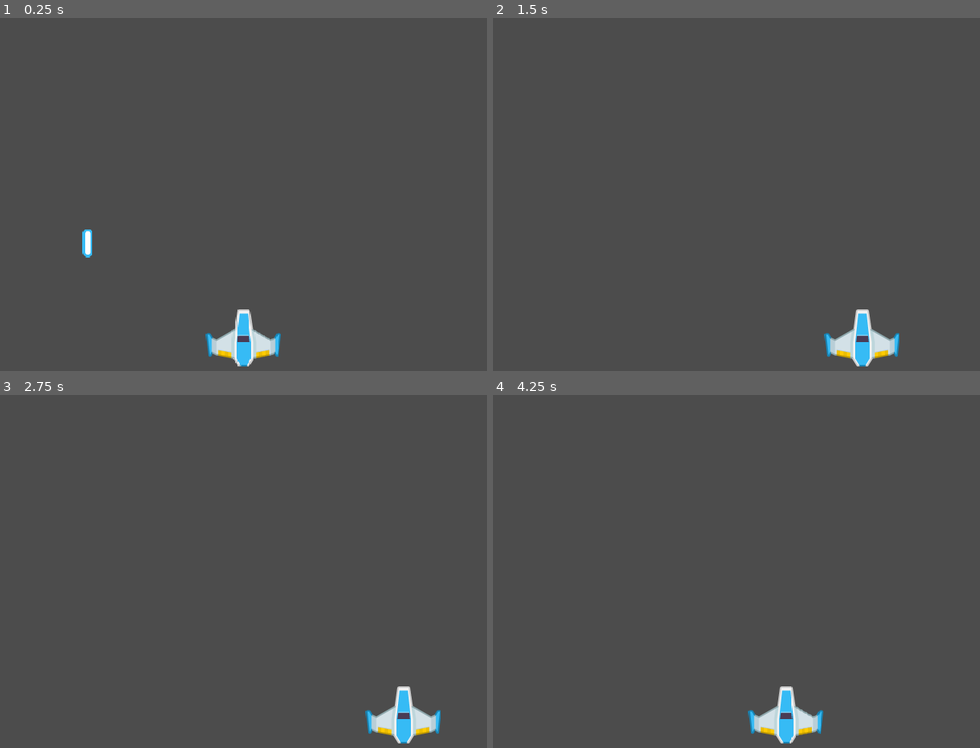
Above: before the commit, frames 1-4 (two rows, left to right).
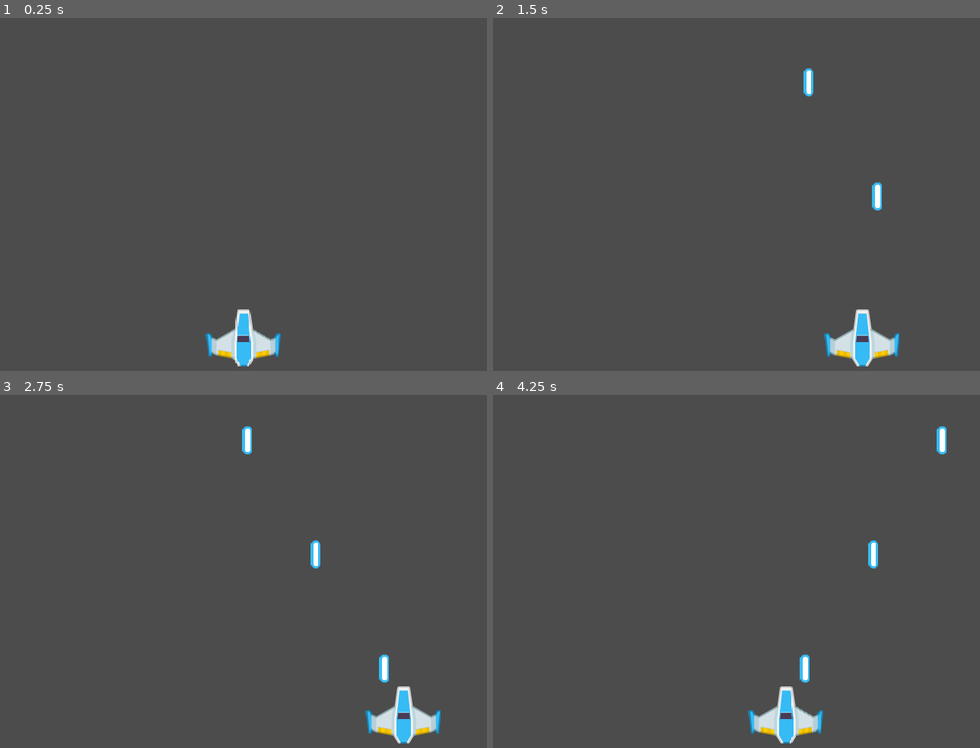
Above: after the commit, the same moments.

Repository: h3rd7/MySpaceShooter
Game: Godot game, scene res://scenes/main.tscn
Two runs of this game, one before a commit and one after it. Both use one fixed random seed, a clock stepped at 60 frames per second and the inputs below.
Inputs:
- Up to frame 1 (0.25 s): no input
- Up to frame 2 (1.5 s): hold Right (right_) 0.53-1.28 s; hold Up (shot_, bound only after the commit) 0.53-1.28 s; hold Left (left_) from 1.28 s (still down); tap Up (shot_, bound only after the commit) at 1.35 s
- Up to frame 3 (2.75 s): release Left (left_) at 2.03 s; hold Right (right_) from 2.03 s (still down); hold Up (shot_, bound only after the commit) from 2.03 s (still down)
- Up to frame 4 (4.25 s): release Up (shot_, bound only after the commit) at 2.78 s; tap Up (shot_, bound only after the commit) at 2.85 s; release Right (right_) at 3.53 s; hold Left (left_) from 3.53 s (still down); hold Up (shot_, bound only after the commit) from 3.53 s (still down)

The runs differ from the first frame. In frame 1, 0.2% of the frame differs, in the area x 16-19%, y 59-68%; in frame 2, 0.3%; in frame 3, 0.5%, in the area x 49-80%, y 8-82%; in frame 4, 0.5%.

Commit message:
ship shooting implementation

Diff:
--- a/project.godot
+++ b/project.godot
@@ -39,6 +39,13 @@
 , Object(InputEventKey,"resource_local_to_scene":false,"resource_name":"","device":0,"alt":false,"shift":false,"control":false,"meta":false,"command":false,"pressed":false,"scancode":68,"unicode":0,"echo":false,"script":null)
  ]
 }
+shot_={
+"deadzone": 0.5,
+"events": [ Object(InputEventKey,"resource_local_to_scene":false,"resource_name":"","device":0,"alt":false,"shift":false,"control":false,"meta":false,"command":false,"pressed":false,"scancode":16777232,"unicode":0,"echo":false,"script":null)
+, Object(InputEventKey,"resource_local_to_scene":false,"resource_name":"","device":0,"alt":false,"shift":false,"control":false,"meta":false,"command":false,"pressed":false,"scancode":87,"unicode":0,"echo":false,"script":null)
+, Object(InputEventKey,"resource_local_to_scene":false,"resource_name":"","device":0,"alt":false,"shift":false,"control":false,"meta":false,"command":false,"pressed":false,"scancode":32,"unicode":0,"echo":false,"script":null)
+ ]
+}
 
 [rendering]
 
--- a/scenes/main.tscn
+++ b/scenes/main.tscn
@@ -1,12 +1,8 @@
-[gd_scene load_steps=3 format=2]
+[gd_scene load_steps=2 format=2]
 
 [ext_resource path="res://scenes/spaceship.tscn" type="PackedScene" id=1]
-[ext_resource path="res://scenes/shot.tscn" type="PackedScene" id=2]
 
 [node name="main" type="Node"]
 
 [node name="spaceship" parent="." instance=ExtResource( 1 )]
 position = Vector2( 320, 420 )
-
-[node name="shot" parent="." instance=ExtResource( 2 )]
-position = Vector2( 115, 440 )
--- a/scripts/shot.gd
+++ b/scripts/shot.gd
@@ -10,5 +10,5 @@
 	set_position(get_position() + Vector2(0, -1) * vel * delta)
 
 	if get_position().y < -30: # clear memory
-		print("-1 shot") # test
+		# print("-1 shot") # test
 		queue_free() # destroy shot
--- a/scripts/spaceship.gd
+++ b/scripts/spaceship.gd
@@ -1,10 +1,13 @@
 extends Node2D
 
+var pre_shot = preload("res://scenes/shot.tscn")
 var vel = 300 # velocity
+var interval = .3
+var last_shot = 0
 
 func _ready():
 	set_process(true)
-	pass
+
 
 func _process(delta):
 	var l = 0
@@ -24,4 +27,13 @@
 
 	set_position(get_position() + Vector2(vel, 0) * delta * (l + r))
 
-	pass
+	if Input.is_action_pressed("shot_"): # firing
+		if last_shot <= 0:
+			# print("shoot") # test
+			var shot = pre_shot.instance()
+			shot.set_global_position(get_global_position())
+			get_node("../").add_child(shot)
+			last_shot = interval
+
+	if last_shot > 0:
+		last_shot -= delta
